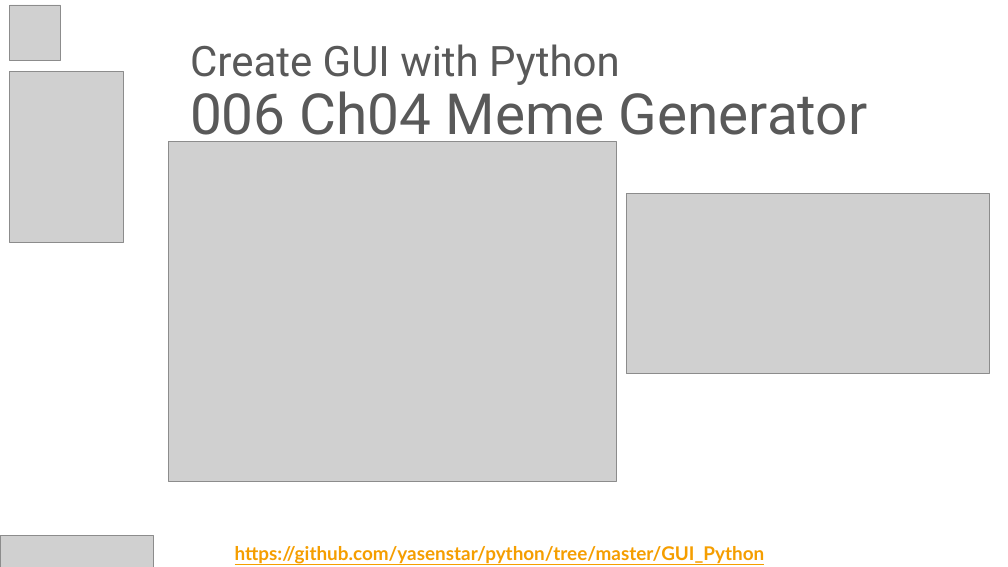
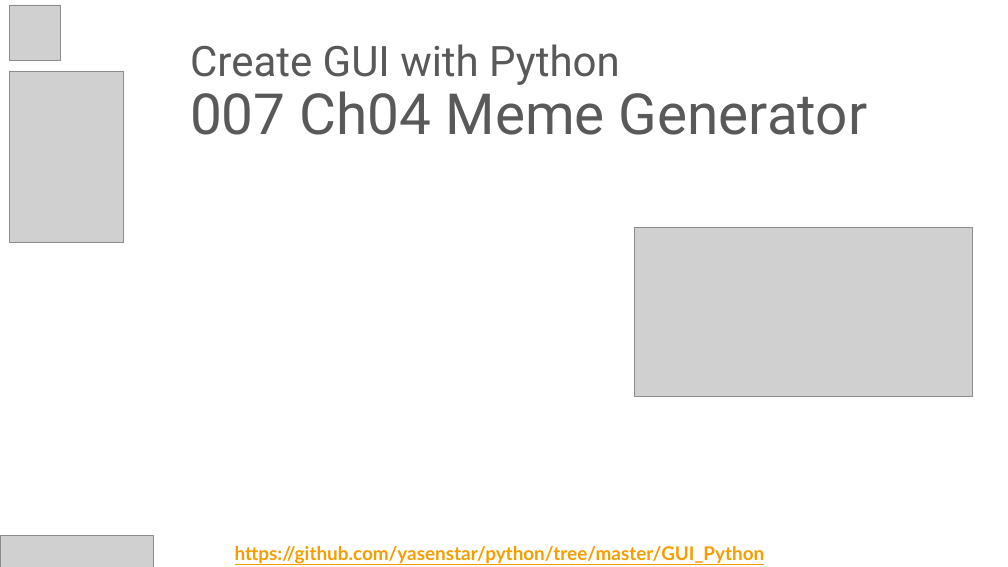
Before and after one commit to yasenstar/python, a slide deck: slide 7 of GUI_Python/Create_GUI_with_Python.pptx (slide 6 before the commit). Drawn at 1008x567 pixels with LibreOffice and Linux fonts; fonts in the diff are those of the drawing; grey boxes stand for pictures; background and template pictures are left out. Boxes give left, top, right and bottom in pixels: in the first picture for what was removed or moved away, otherwise in the second. Text is boxed around its words. In the diff, an @@ line names an element or a change of style, - is before the commit and + after.

```diff
--- a/GUI_Python/Create_GUI_with_Python.pptx
+++ b/GUI_Python/Create_GUI_with_Python.pptx
@@ title at (190, 44, 867, 135): text changed @@
-Create GUI with Python
-006 Ch04 Meme Generator
+Create GUI with Python
+007 Ch04 Meme Generator
@@ picture removed at (169, 141, 616, 482) @@
@@ picture: place and size @@
-picture at (627, 193, 990, 374)
+picture at (634, 227, 972, 396)
```
Also in this commit, not shown: 1 other slide changed, 1 slide added, 2 other files.
